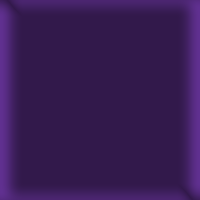
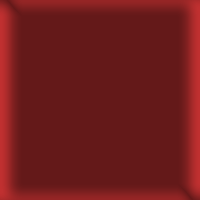
The second 200x200 image is a revision of the first. Changes to its layers:
painted on "Satin" over [0, 0, 200, 200]
